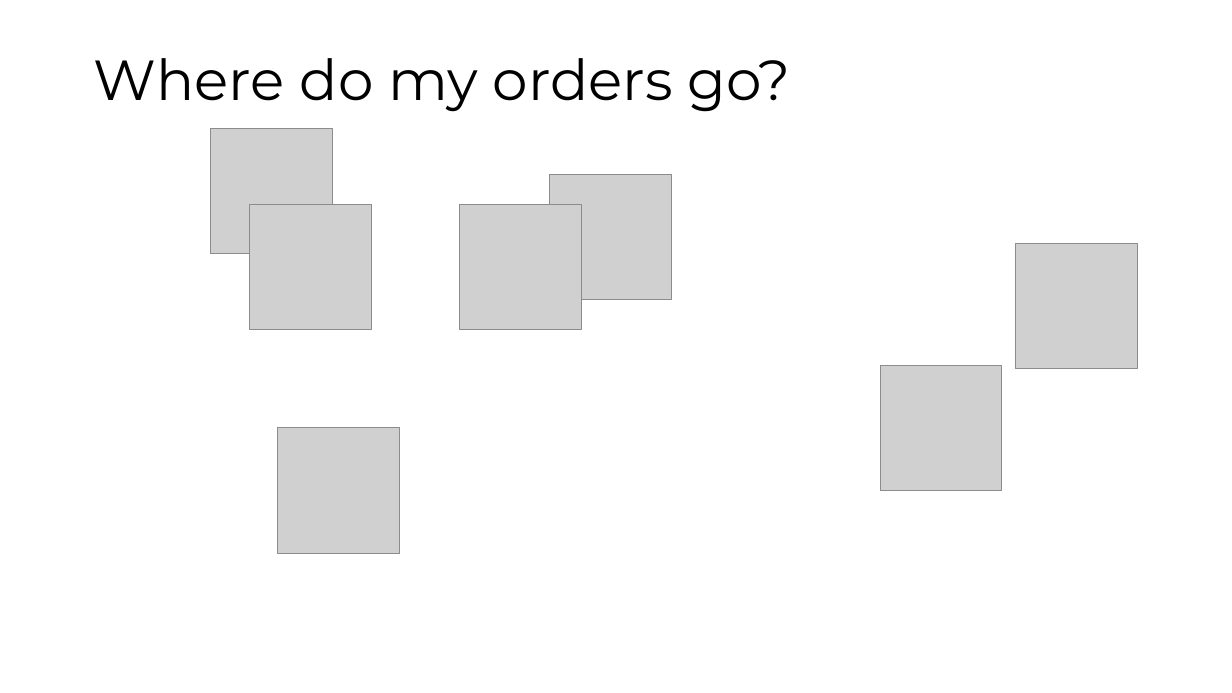
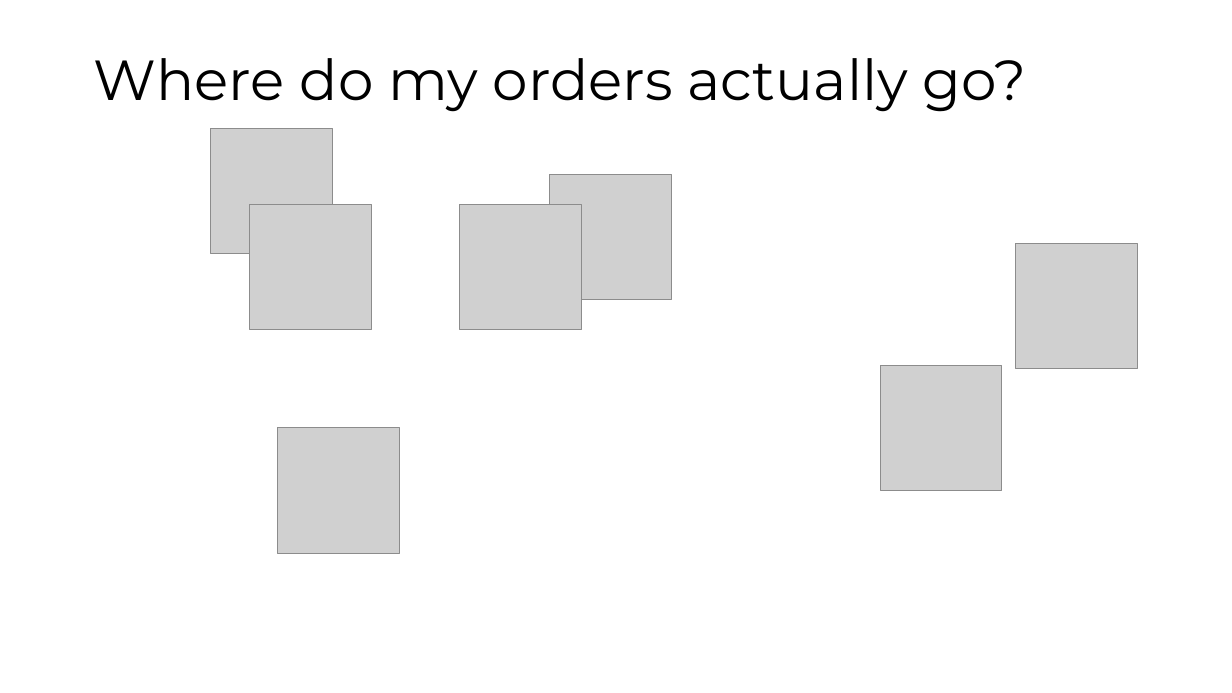
Before and after one commit to maatt4code/PicsAndStuff, a slide deck: slide 12 of Presentation/FXMM.pptx. Drawn at 1232x693 pixels with LibreOffice and Linux fonts; fonts in the diff are those of the drawing; grey boxes stand for pictures; background and template pictures are left out. Boxes give left, top, right and bottom in pixels: in the first picture for what was removed or moved away, otherwise in the second. Text is boxed around its words. In the diff, an @@ line names an element or a change of style, - is before the commit and + after.

```diff
--- a/Presentation/FXMM.pptx
+++ b/Presentation/FXMM.pptx
@@ text at (x1=94, y1=58, x2=1026, y2=112): text changed @@
-Where do my orders go?
+Where do my orders actually go?
```
Also in this commit, not shown: 7 other slides changed.
